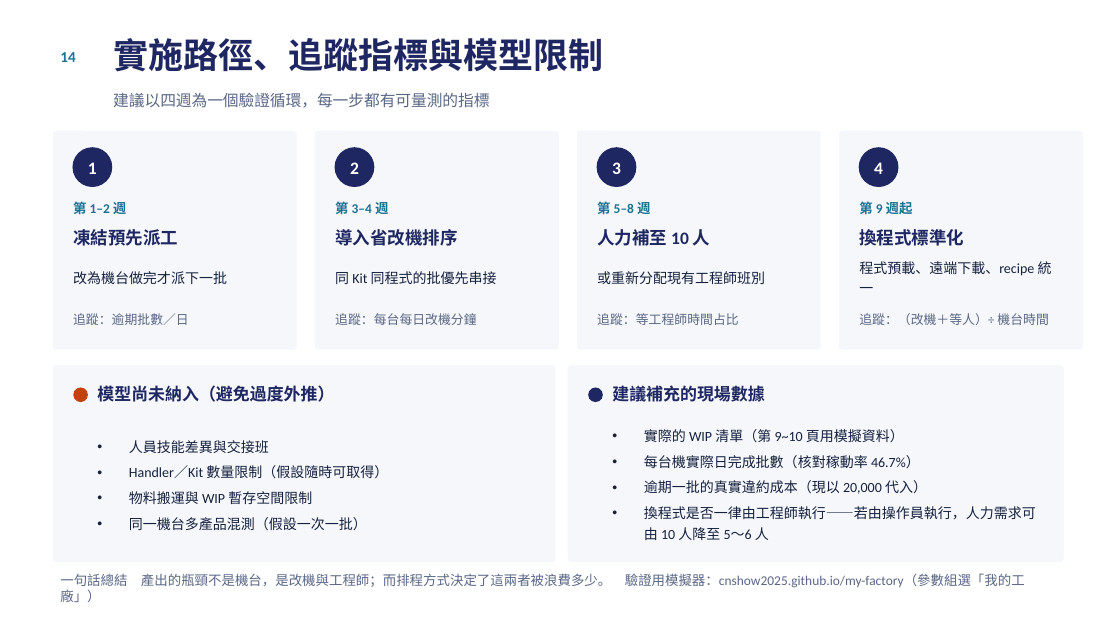
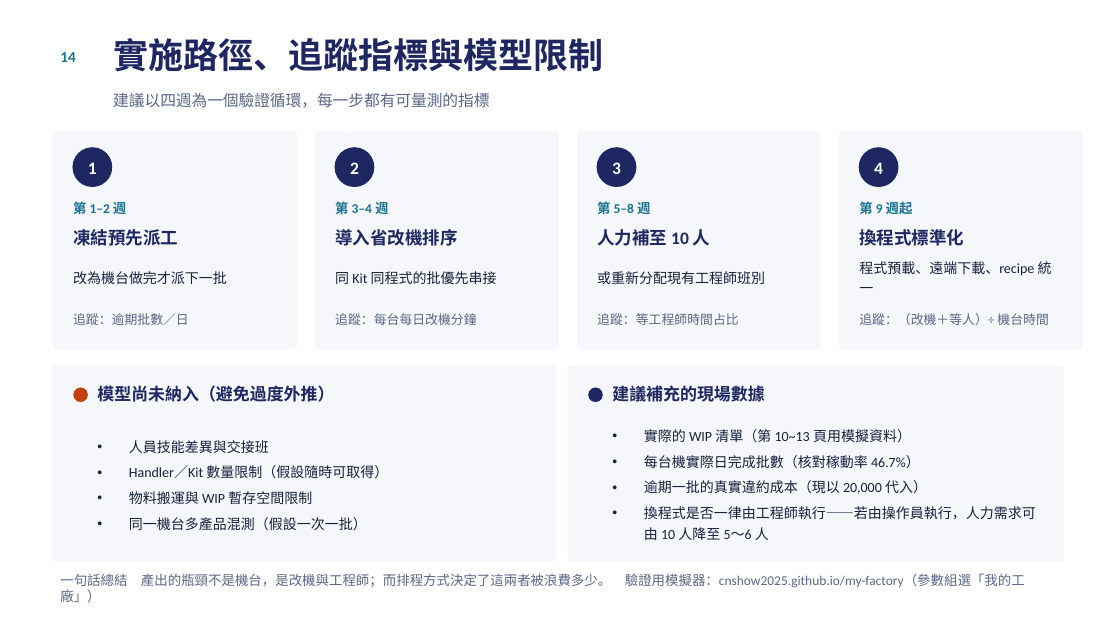
Before and after one commit to cnshow2025/my-factory, a slide deck: slide 15 of docs/測試排程分析報告.pptx. Drawn at 1120x630 pixels with LibreOffice and Linux fonts; fonts in the diff are those of the drawing. Boxes give left, top, right and bottom in pixels: in the first picture for what was removed or moved away, otherwise in the second. Text is boxed around its words. In the diff, an @@ line names an element or a change of style, - is before the commit and + after.

```diff
--- a/docs/測試排程分析報告.pptx
+++ b/docs/測試排程分析報告.pptx
@@ text at box(644, 429, 911, 442): text changed @@
-• 實際的 WIP 清單（第 9~10 頁用模擬資料）
+• 實際的 WIP 清單（第 10~13 頁用模擬資料）
```
Also in this commit, not shown: 6 other slides changed, 3 other files.
